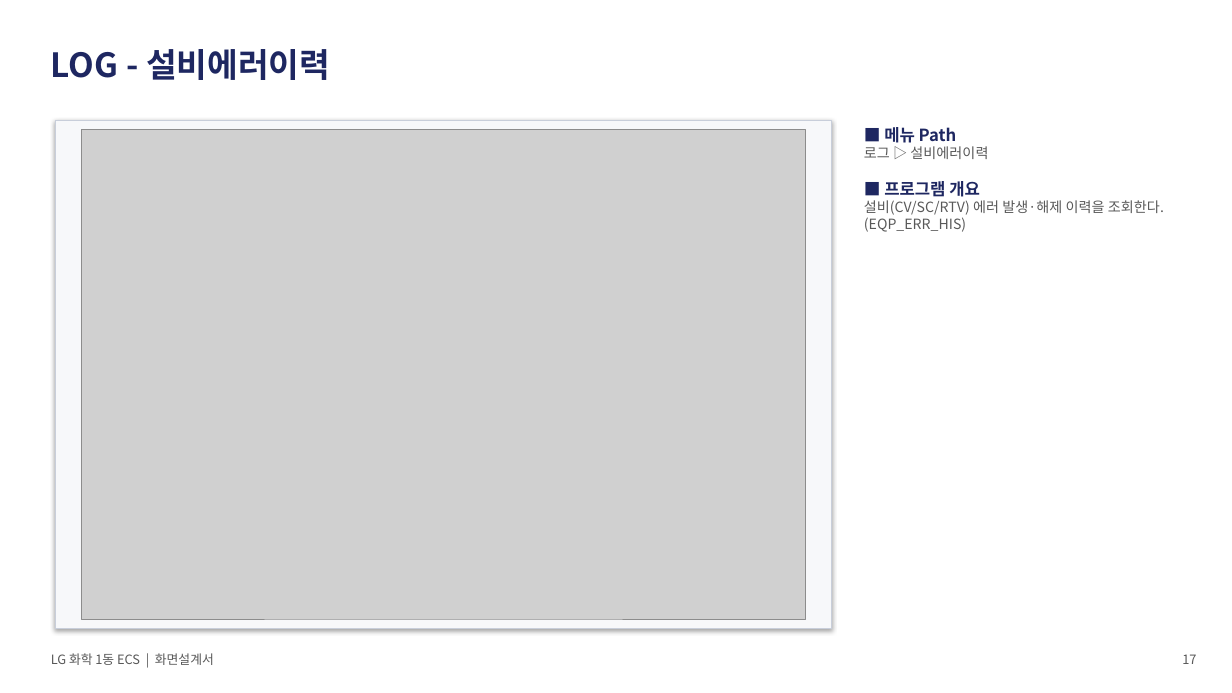
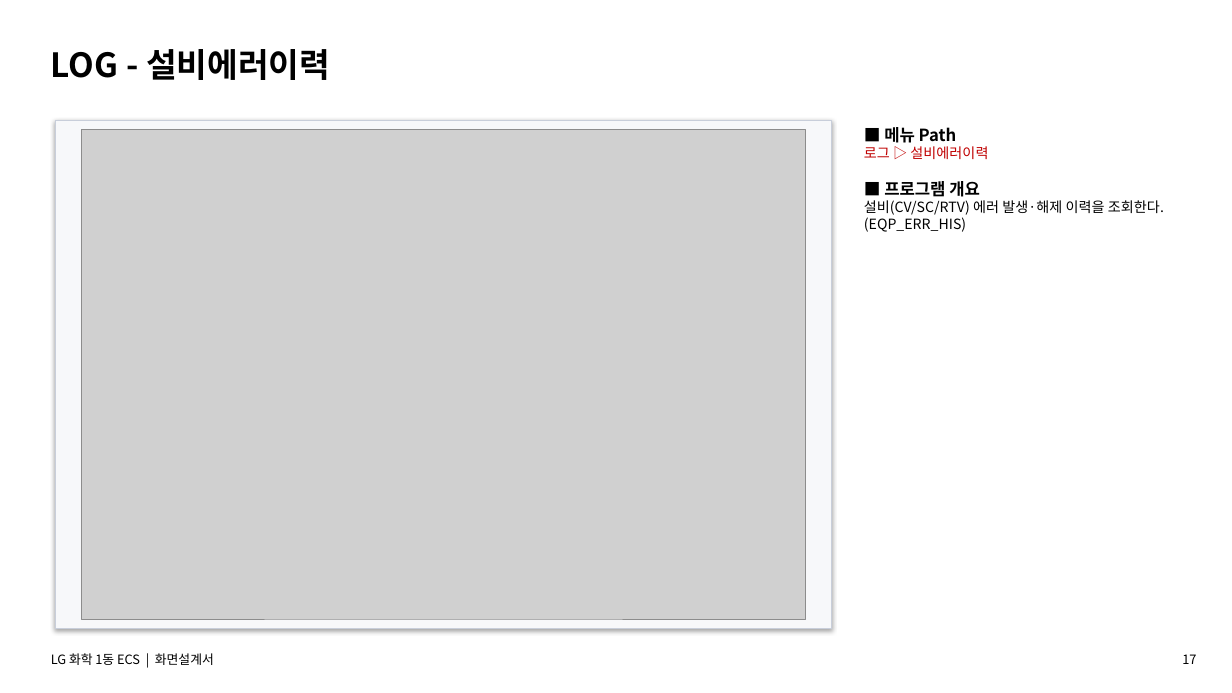
Before and after one commit to yeorijby-coder/LGLS_ALL, a slide deck: slide 17 of docs/산출물_20260909/06_ECS_화면설계서.pptx. Drawn at 1232x693 pixels with LibreOffice and Linux fonts; fonts in the diff are those of the drawing; grey boxes stand for pictures. Boxes give left, top, right and bottom in pixels: in the first picture for what was removed or moved away, otherwise in the second. Text is boxed around its words. In the diff, an @@ line names an element or a change of style, - is before the commit and + after.

```diff
--- a/docs/산출물_20260909/06_ECS_화면설계서.pptx
+++ b/docs/산출물_20260909/06_ECS_화면설계서.pptx
@@ text "LOG - 설비에러이력" at (x1=51, y1=49, x2=330, y2=80): text colour #1E2761 to #000000 @@
@@ text "■ 메뉴 Path" at (x1=864, y1=127, x2=1164, y2=232): text colour #1E2761 to #000000 in "■ 메뉴 Path", "■ 프로그램 개요"; text colour #595959 to #C00000 in "로그 ▷ 설비에러이력"; text colour #595959 to #000000 in "설비(CV/SC/RTV) 에러 발생·해제 이력을 조회한다. (EQP_ERR_HIS)" @@
@@ text "LG 화학 1동 ECS | ..." at (x1=51, y1=653, x2=214, y2=665): text colour #595959 to #000000 @@
@@ text "17" at (x1=1182, y1=654, x2=1196, y2=664): text colour #595959 to #000000 @@
```
Also in this commit, not shown: 19 other slides changed, 4 other files.
